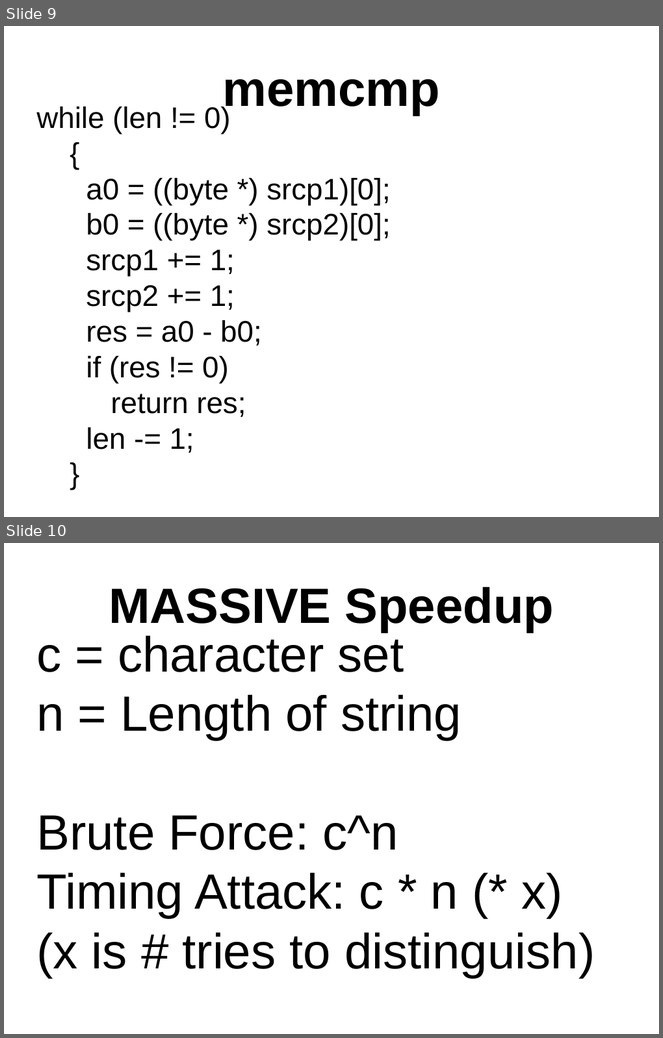
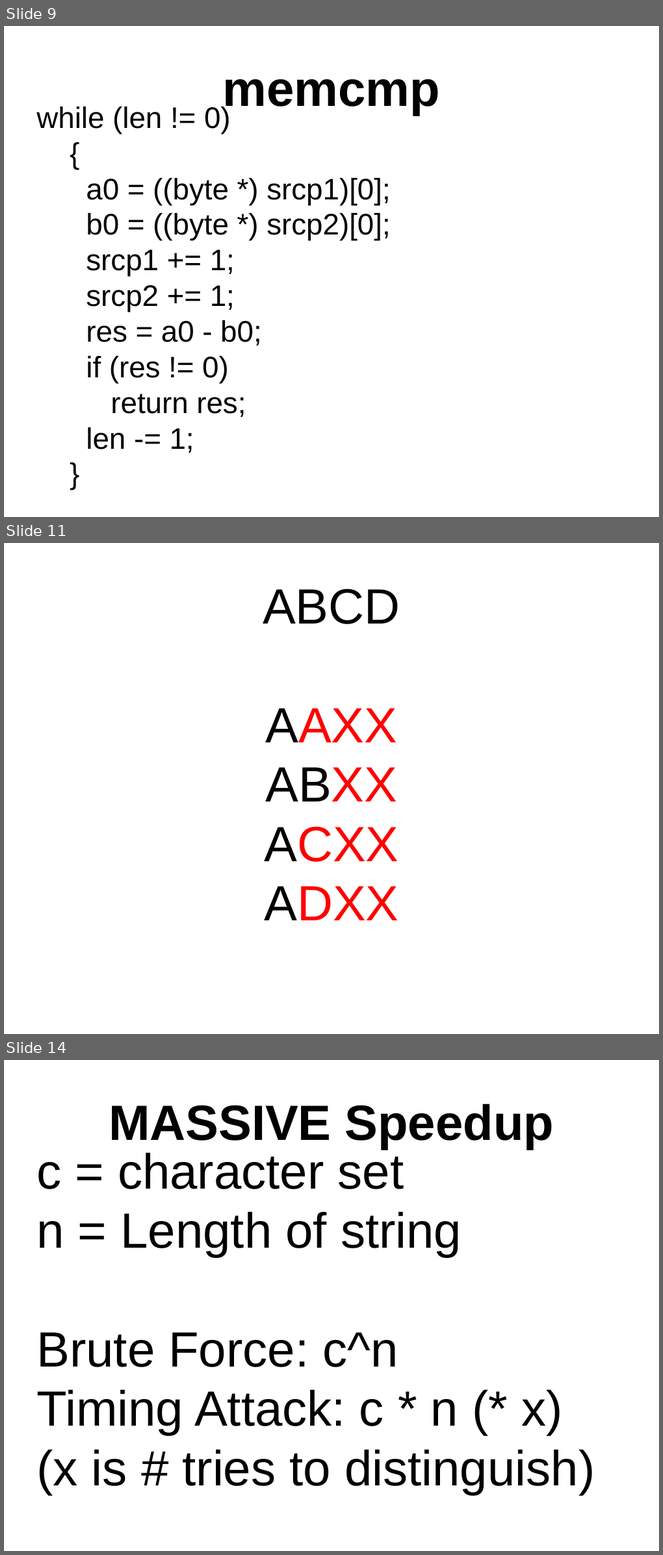
Before and after one commit to PaulMcMillan/2014_defcon_timing, a slide deck: preso/mcmillan_timing_attacks_2014_defcon.odp. Shown one above the other, each under a label of ours: slides 9 and 10 before the commit, slides 9, 11 and 14 after it; the slides between them are not shown. The pictures are 663x1038 and 663x1555 pixels, drawn with LibreOffice and Linux fonts; fonts in the diff are those of the drawing. Boxes give left, top, right and bottom in pixels: in the first picture for what was removed or moved away, otherwise in the second. Text is boxed around its words. In the diff, an @@ line names an element or a change of style, - is before the commit and + after.

```diff
--- a/preso/mcmillan_timing_attacks_2014_defcon.odp
+++ b/preso/mcmillan_timing_attacks_2014_defcon.odp
@@ slide 11 added at (x1=4, y1=543, x2=659, y2=1034), background #FFFFFF @@
@@ subtitle added at (x1=263, y1=589, x2=400, y2=921), 60 pt, text #FF0000 @@
+ABCD
+AAXX
+ABXX
+ACXX
+ADXX
@@ what was slide 10 is now slide 14 @@
```
Also in this commit, not shown: 4 slides changed, 4 other slides added, 1 slide removed, 1 other file.
